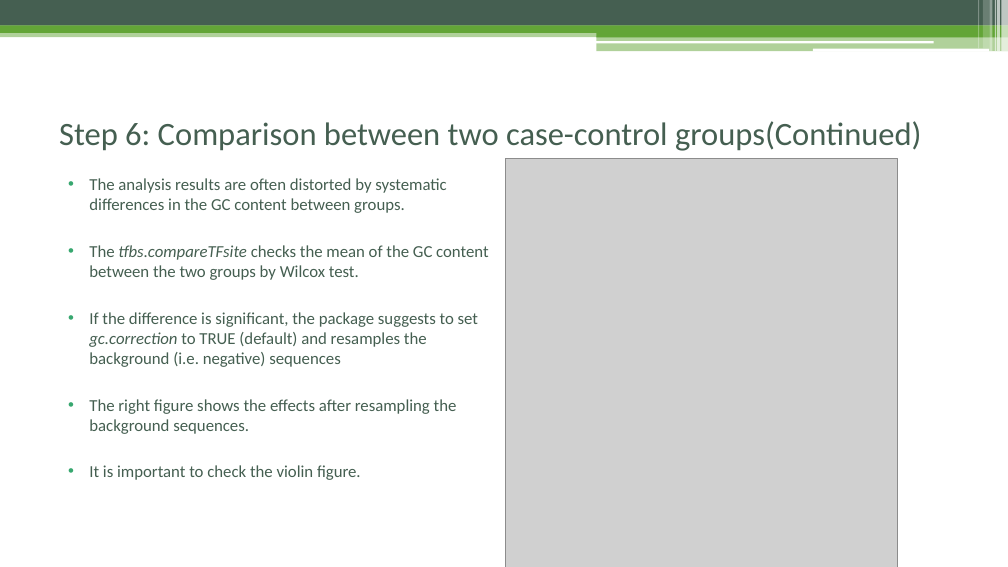
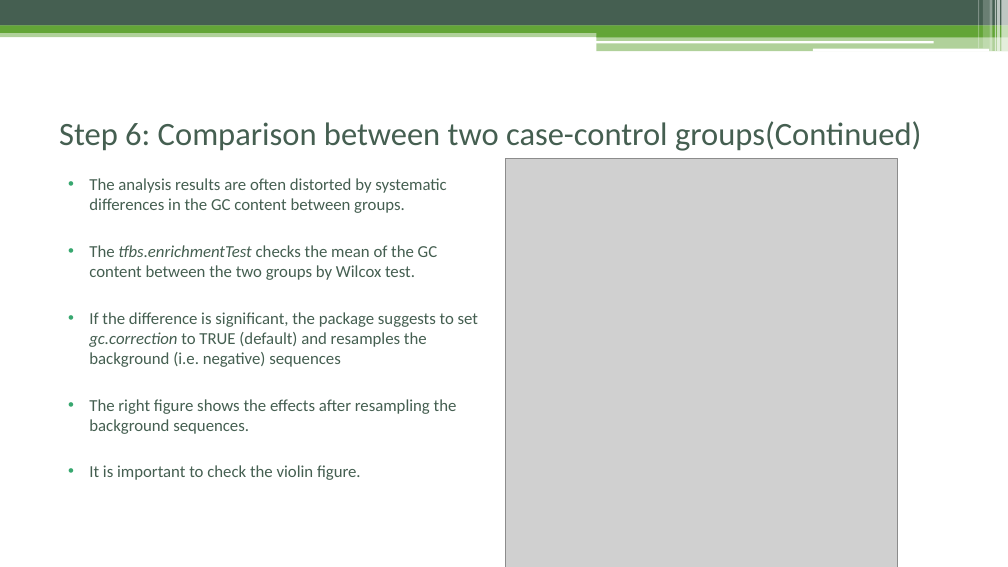
Before and after one commit to Danko-Lab/rtfbs_db, a slide deck: slide 19 of rtfbsdb-tutorial.pptx. Drawn at 1008x567 pixels with LibreOffice and Linux fonts; fonts in the diff are those of the drawing; grey boxes stand for pictures. Boxes give left, top, right and bottom in pixels: in the first picture for what was removed or moved away, otherwise in the second. Text is boxed around its words. In the diff, an @@ line names an element or a change of style, - is before the commit and + after.

```diff
--- a/rtfbsdb-tutorial.pptx
+++ b/rtfbsdb-tutorial.pptx
@@ text at (x1=89, y1=245, x2=438, y2=280): text changed @@
-• The tfbs.compareTFsite checks the mean of the GC content between the two groups by Wilcox test.
+• The tfbs.enrichmentTest checks the mean of the GC content between the two groups by Wilcox test.
```
Also in this commit, not shown: 10 other slides changed.
